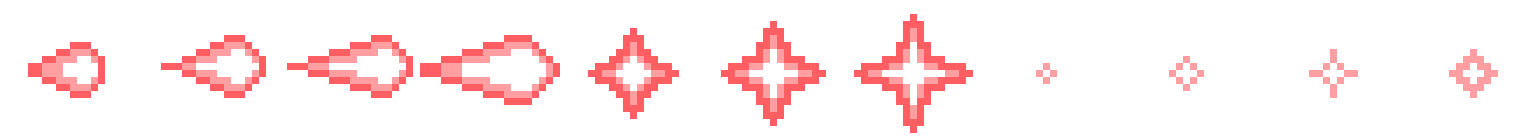
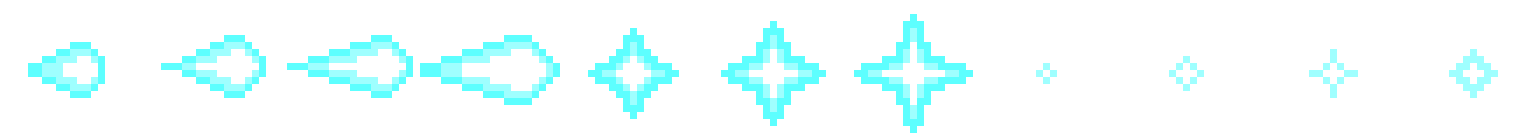
Comparing the layer stacks of the two 1540×140 images. Changes:
painted on "Calque 2" over (28, 14, 1498, 133)
removed layer "Calque 3" over (161, 35, 266, 98)
removed layer "Calque 4" over (287, 35, 413, 98)
removed layer "Calque 5" over (420, 35, 560, 105)
removed layer "Calque 6" over (588, 28, 679, 119)
removed layer "Calque 7" over (721, 21, 826, 126)
removed layer "Calque 8" over (854, 14, 973, 133)
removed layer "Calque 9" over (1036, 63, 1057, 84)
removed layer "Calque 10" over (1169, 56, 1204, 91)
removed layer "Calque 11" over (1309, 49, 1358, 98)
removed layer "Calque 1" over (1449, 49, 1498, 98)
